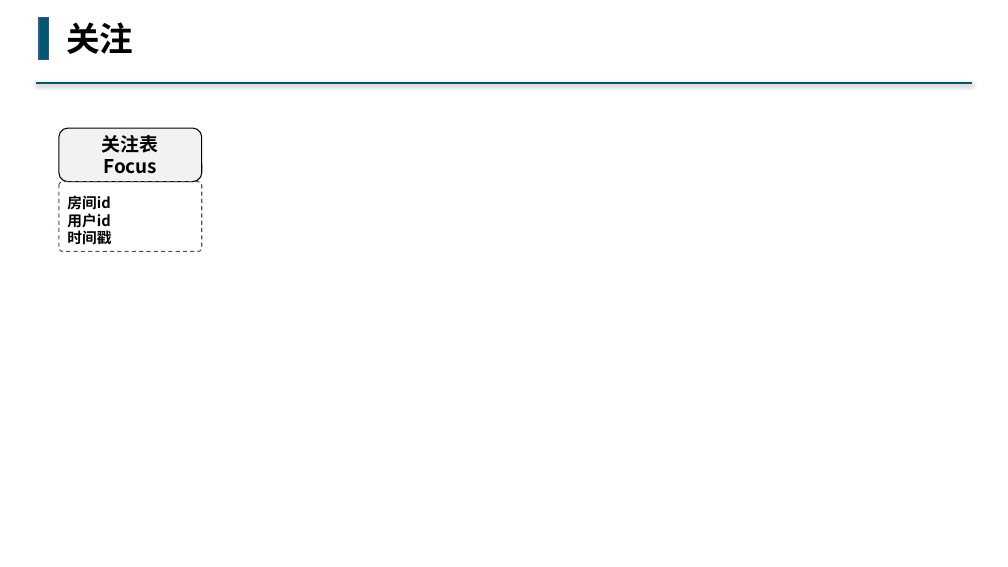
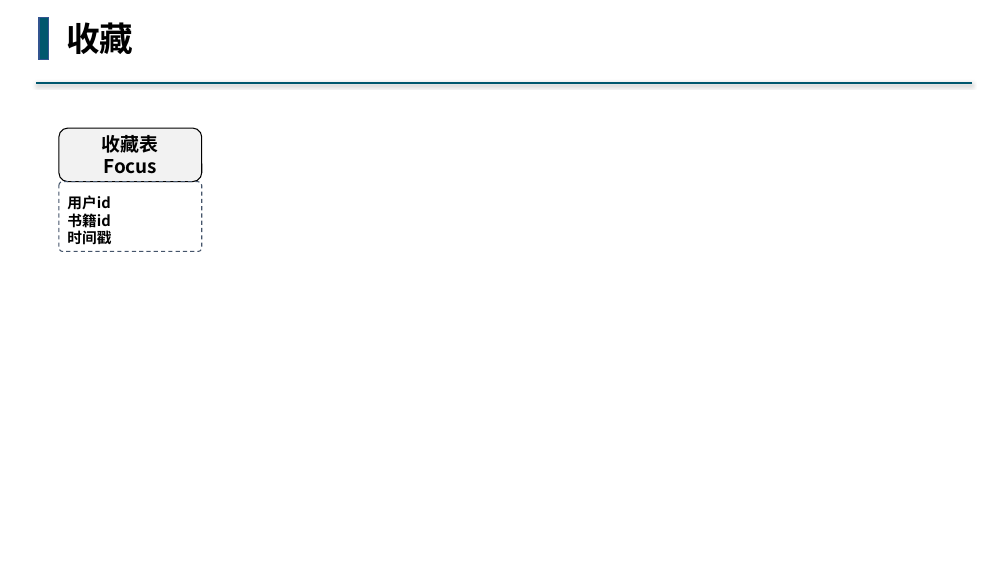
Before and after one commit to buddhachain/buddhaContract, a slide deck: slide 4 of doc/06.藏书阁.pptx. Drawn at 1008x567 pixels with LibreOffice and Linux fonts; fonts in the diff are those of the drawing. Boxes give left, top, right and bottom in pixels: in the first picture for what was removed or moved away, otherwise in the second. Text is boxed around its words. In the diff, an @@ line names an element or a change of style, - is before the commit and + after.

```diff
--- a/doc/06.藏书阁.pptx
+++ b/doc/06.藏书阁.pptx
@@ text at box(66, 22, 133, 54): text changed @@
-关注
+收藏
@@ text in rounded rectangle at box(102, 135, 159, 153): text changed @@
-关注表
+收藏表
@@ text in rounded rectangle at box(67, 195, 110, 210): paragraph removed @@
-房间id
@@ text in rounded rectangle at box(67, 213, 110, 228): paragraph added @@
+书籍id
```
Also in this commit, not shown: 3 other slides changed, 3 slides added, 4 slides removed, 2 other files.
